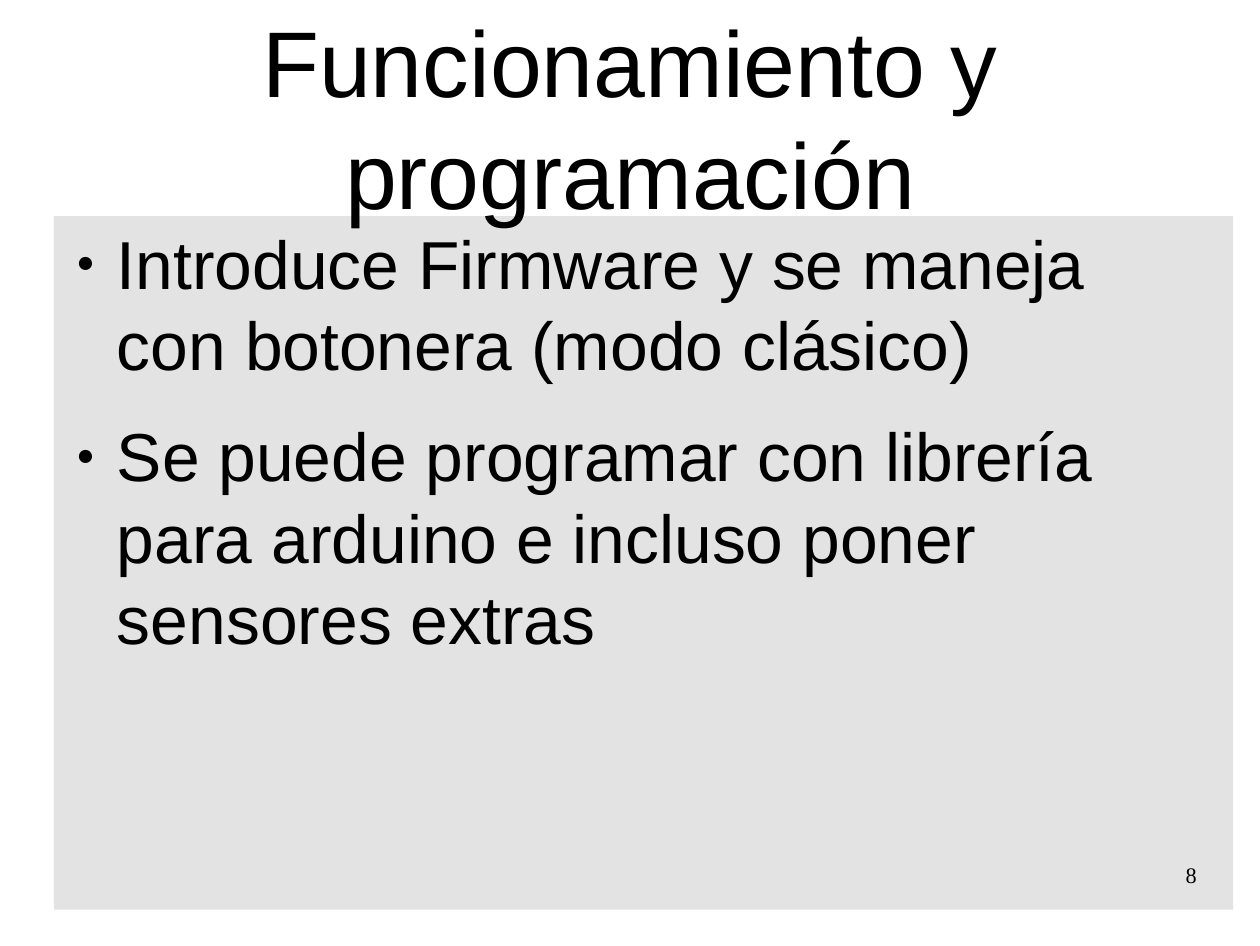
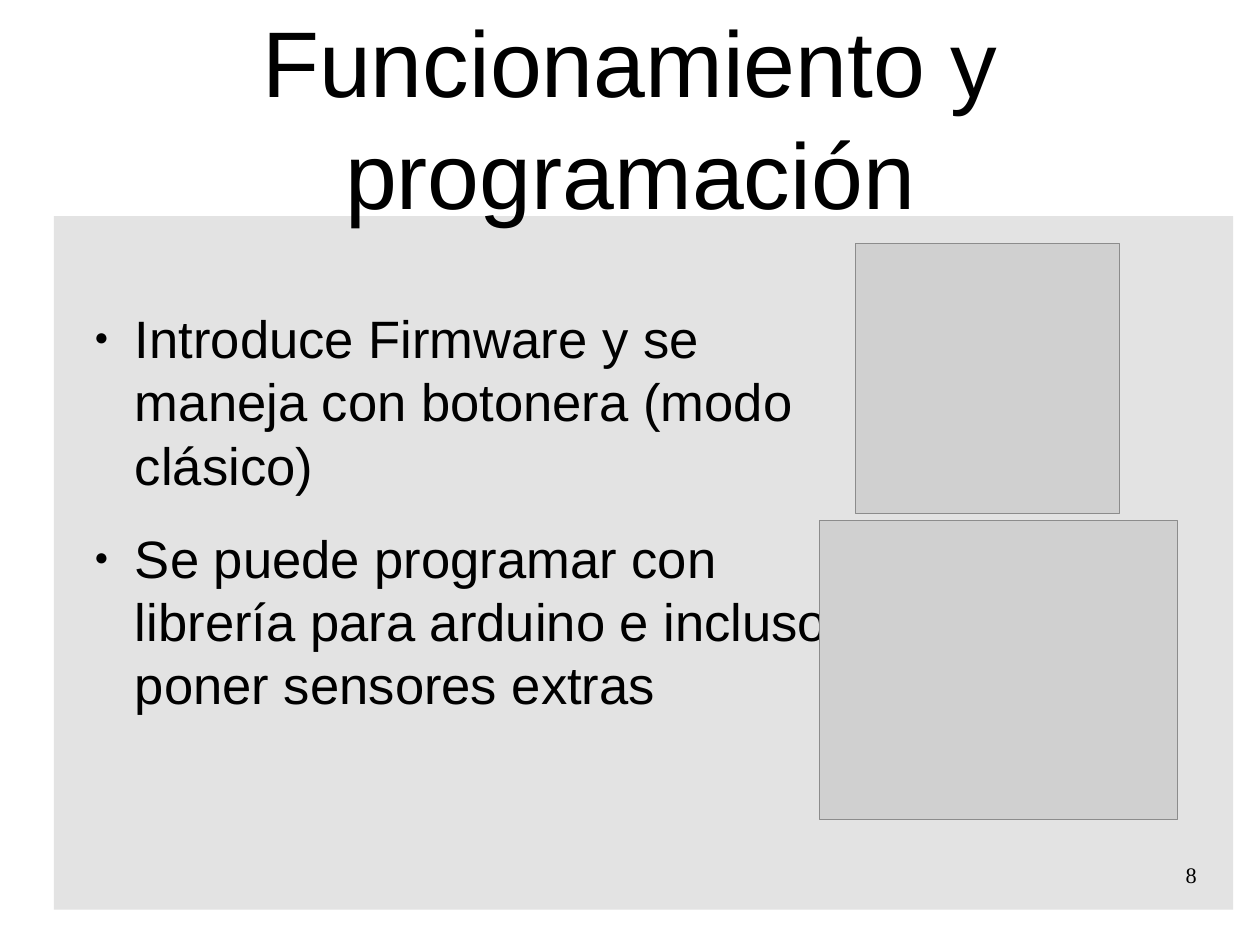
Before and after one commit to pedroruizf/taller_escornabot, a slide deck: slide 8 of presentacion_taller_escornabot.odp. Drawn at 1260x946 pixels with LibreOffice and Linux fonts; fonts in the diff are those of the drawing; grey boxes stand for pictures; background and template pictures are left out. Boxes give left, top, right and bottom in pixels: in the first picture for what was removed or moved away, otherwise in the second. Text is boxed around its words. In the diff, an @@ line names an element or a change of style, - is before the commit and + after.

Commit message:
pequeño cambio en presentación

```diff
--- a/presentacion_taller_escornabot.odp
+++ b/presentacion_taller_escornabot.odp
@@ picture added at [855, 244, 1119, 513] @@
@@ text "Introduce Firmware y se maneja ...": place and size @@
-text "Introduce Firmware y se maneja ..." at [117, 240, 1092, 645]
+text "Introduce Firmware y se maneja ..." at [135, 320, 828, 715]
@@ text "Introduce Firmware y se maneja ..." at [135, 320, 828, 715]: size 42.7 to 33.1 pt @@
@@ picture added at [820, 520, 1179, 819] @@
```
Also in this commit, not shown: 1 other file.
